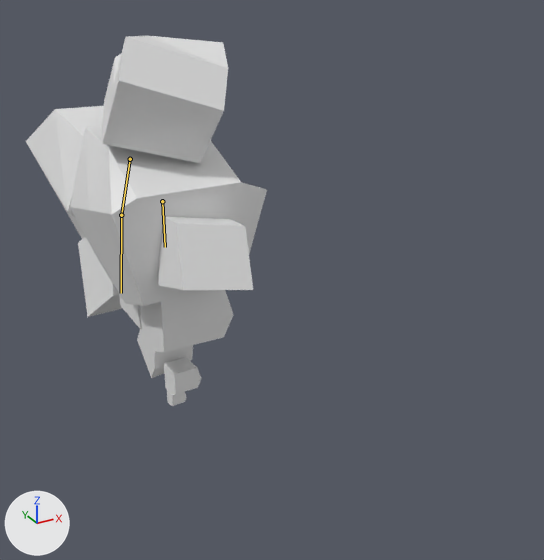
The Blender file Elderland/Assets/Models/Blender/Enemy/Heavy Enemy/HeavyEnemy.blend as it was, and as the next commit left it.
Both versions are drawn from a 50 mm lens placed at (-5.2, -14.09, 4.88), pointed at (1.29, -2.3, -1.02). The lights are fixed; the arrows at lower left show +X, +Y and +Z. The bones that change are drawn over the model as lines.
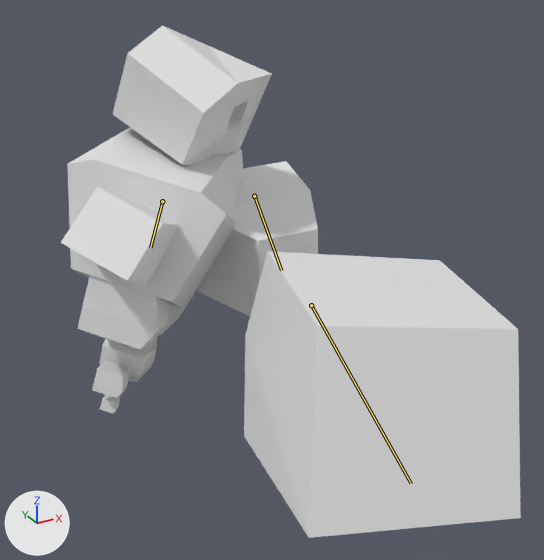
The newer file adds an action. The first version stands in its rest pose; the second is drawn at frame 25 of the action 'Left Attack'.

Where the change shows, as pixel boxes [x1, y1, x2, y2] in the pictures (544 x 560 px):
'Cube.003', posed
    before: [78, 237, 123, 317]
    after: [244, 251, 521, 538]
'Chest', posed (11% narrower)
    before: [70, 126, 267, 306]
    after: [67, 128, 243, 309]
'Cube.001', posed (25% wider, 10% taller)
    before: [101, 36, 228, 163]
    after: [113, 25, 272, 165]
'Cube.002', posed
    before: [26, 106, 104, 239]
    after: [196, 161, 318, 316]
'Cube.006', posed (23% wider, 36% taller)
    before: [158, 217, 253, 290]
    after: [61, 187, 178, 287]
'Cube.004', posed
    before: [140, 290, 233, 352]
    after: [77, 275, 171, 353]
'Cube.007', posed
    before: [164, 357, 201, 394]
    after: [92, 360, 130, 398]
'Cube.012', posed
    before: [137, 329, 193, 378]
    after: [100, 339, 157, 382]
'Cube.009', posed
    before: [167, 390, 187, 406]
    after: [100, 395, 120, 414]
bone 'Chest', root to tip
    before: (162, 201) to (165, 247)
    after: (162, 201) to (150, 247)
bone 'Left Arm Upper', root to tip
    before: (130, 159) to (121, 215)
    after: (254, 196) to (281, 270)
bone 'Left Arm Lower', root to tip
    before: (121, 215) to (121, 293)
    after: (311, 305) to (411, 483)

The change in detail:
Bone 'Chest' (bone_chest) turns from (0, 0, 0) to (0, 39, 19) degrees about its own x, y and z.
Bone 'Left Arm Upper' (bone_left_arm_upper) moves from (0.0, 0.0, 0.0) to (1.59, -0.19, -0.3).
Bone 'Left Arm Upper' (bone_left_arm_upper) turns from (0, 0, 0) to (-70, -37, -5) degrees about its own x, y and z.
Bone 'Left Arm Lower' (bone_left_arm_lower) moves from (0.0, 0.0, 0.0) to (0.28, 1.15, 0.13).
Bone 'Left Arm Lower' (bone_left_arm_lower) is rescaled from (1.0, 1.0, 1.0) to (2.16, 2.16, 2.16).
